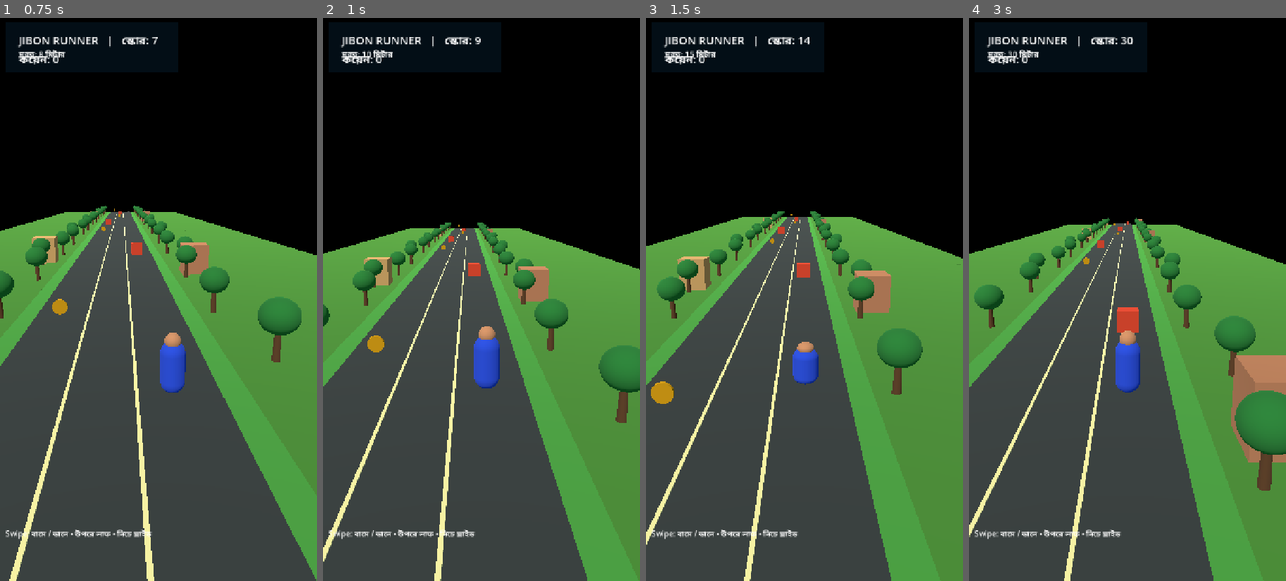
Above: before the commit, frames 1-4 (left to right).
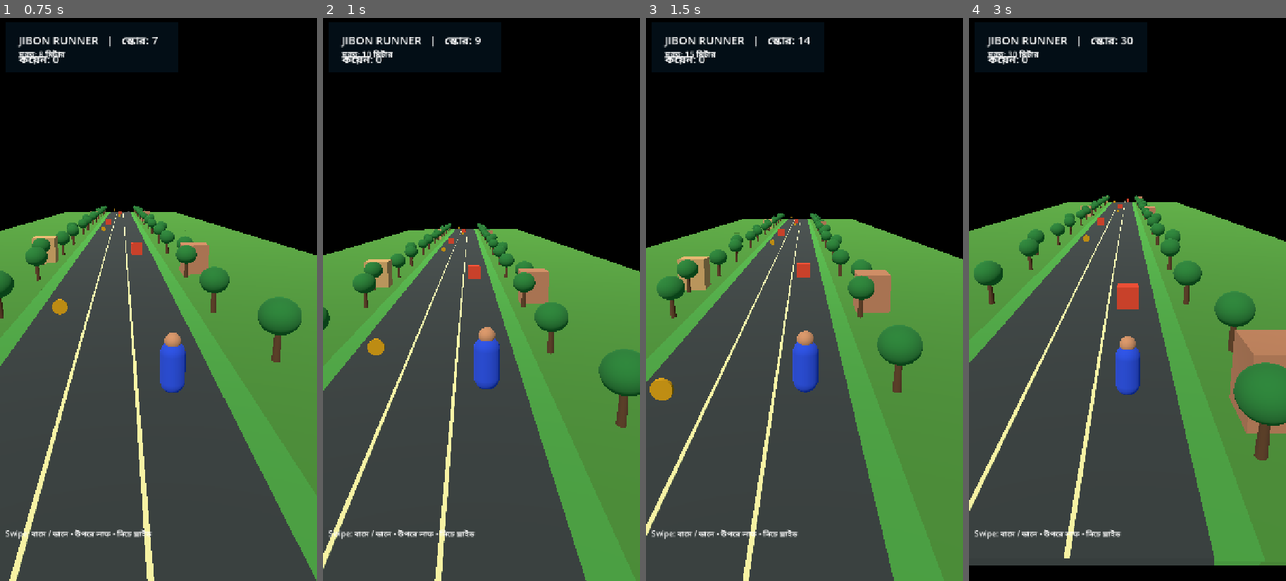
Above: after the commit, the same moments.

Repository: dxsohel087-crypto/JIBON-Bangladesh-Real-Life-Simulator
Game: Godot game, scene res://Scenes/Main.tscn
Same seed, same stepped clock (60 frames per second), same inputs: the game is played once before the commit and once after it.
Inputs (mouse positions are in pixels of both pictures, inside the frame that each line leads up to):
- Up to frame 1 (0.75 s): tap Enter at 0.5, 0.6 s; move the mouse to (228, 271) at 0.52 s; hold Right from 0.53 s (still down); click (228, 271) at 0.67 s
- Up to frame 2 (1 s): keep holding Right; tap Space at 0.77, 0.8 s
- Up to frame 3 (1.5 s): tap Space at 1.07, 1.35 s; move the mouse to (741, 327) at 1.27 s; release Right at 1.28 s; hold Down from 1.28 s (still down)
- Up to frame 4 (3 s): tap Space at 1.52, 1.82, 2.3 s; tap Enter at 1.55, 2.1, 2.85 s; move the mouse to (1159, 175) at 2.02 s; release Down at 2.03 s; hold Right 2.03-2.78 s; move the mouse to (1111, 412) at 2.77 s; hold Up from 2.78 s (still down); click (1111, 412) at 2.92 s

Frame 1 is identical in both runs. In frame 2, 2.9% of the frame differs, in the area x 0-100%, y 36-100%; in frame 3, 2.7%; in frame 4, 20%, in the area x 0-100%, y 31-100%.

Commit message:
Fix runner controls and reliable pickup obstacle checks

Diff:
--- a/GodotProject/Scripts/RunnerGame.gd
+++ b/GodotProject/Scripts/RunnerGame.gd
@@ -1,9 +1,10 @@
 extends Node3D
 
-const LANES := [-2.4, 0.0, 2.4]
+const LANES: Array[float] = [-2.4, 0.0, 2.4]
 const SEGMENT_LENGTH := 24.0
 const SEGMENT_COUNT := 7
 const FORWARD_SPEED := 10.0
+const PLAYER_BASE_Y := 0.95
 
 var player: CharacterBody3D
 var camera: Camera3D
@@ -16,11 +17,16 @@
 var game_over := false
 var swipe_start := Vector2.ZERO
 var segments: Array[Node3D] = []
+var coin_nodes: Array[Area3D] = []
+var obstacle_nodes: Array[Area3D] = []
+var jump_time := 0.0
+var slide_time := 0.0
 var status_label: Label
 var score_label: Label
 var touch_hint: Label
 
 func _ready() -> void:
+	randomize()
 	_build_world()
 	_build_player()
 	_build_camera()
@@ -35,19 +41,34 @@
 	distance_m += FORWARD_SPEED * delta
 	score = int(distance_m) + coins * 10
 	player.position.z -= FORWARD_SPEED * delta
-	camera.position = camera.position.lerp(player.position + Vector3(0, 5.5, 9.5), delta * 4.0)
+	_update_player_actions(delta)
+	camera.position = camera.position.lerp(player.position + Vector3(0, 5.5, 9.5), minf(delta * 4.0, 1.0))
 	camera.look_at(player.position + Vector3(0, 1.0, -5.0), Vector3.UP)
 	_recycle_segments()
+	_check_pickups_and_obstacles()
 	_update_hud()
+
+func _update_player_actions(delta: float) -> void:
+	if jump_time > 0.0:
+		jump_time = maxf(0.0, jump_time - delta)
+		var progress := 1.0 - jump_time / 0.58
+		player.position.y = PLAYER_BASE_Y + sin(progress * PI) * 1.35
+	else:
+		player.position.y = PLAYER_BASE_Y
+	if slide_time > 0.0:
+		slide_time = maxf(0.0, slide_time - delta)
+		player.scale.y = 0.55
+	else:
+		player.scale.y = 1.0
 
 func _unhandled_input(event: InputEvent) -> void:
 	if game_over:
 		if event is InputEventScreenTouch and event.pressed:
 			get_tree().reload_current_scene()
-		elif event is InputEventKey and event.pressed and event.keycode == KEY_ENTER:
+		elif event is InputEventKey and event.pressed and event.keycode in [KEY_ENTER, KEY_SPACE]:
 			get_tree().reload_current_scene()
 		return
-	if event is InputEventKey and event.pressed:
+	if event is InputEventKey and event.pressed and not event.echo:
 		match event.keycode:
 			KEY_LEFT, KEY_A: _change_lane(-1)
 			KEY_RIGHT, KEY_D: _change_lane(1)
@@ -58,10 +79,10 @@
 			swipe_start = event.position
 		else:
 			var swipe: Vector2 = event.position - swipe_start
-			if swipe.length() > 35:
-				if abs(swipe.x) > abs(swipe.y):
-					_change_lane(1 if swipe.x < 0 else -1)
-				elif swipe.y < 0:
+			if swipe.length() > 35.0:
+				if absf(swipe.x) > absf(swipe.y):
+					_change_lane(1 if swipe.x > 0.0 else -1)
+				elif swipe.y < 0.0:
 					_jump()
 				else:
 					_slide()
@@ -87,7 +108,7 @@
 func _build_player() -> void:
 	player = CharacterBody3D.new()
 	player.name = "Player"
-	player.position = Vector3(0, 0.95, 0)
+	player.position = Vector3(0, PLAYER_BASE_Y, 0)
 	add_child(player)
 	var body := MeshInstance3D.new()
 	var capsule := CapsuleMesh.new()
@@ -118,7 +139,7 @@
 func _build_camera() -> void:
 	camera = Camera3D.new()
 	camera.position = Vector3(0, 5.5, 9.5)
-	camera.fov = 72
+	camera.fov = 72.0
 	add_child(camera)
 	camera.current = true
 	camera.look_at(Vector3(0, 1, -5), Vector3.UP)
@@ -182,13 +203,12 @@
 			leaf.albedo_color = Color(0.12, 0.42, 0.16)
 			crown.material_override = leaf
 			segment.add_child(crown)
-	# Distant green paddy-field strips
 	_box(segment, Vector3(18, 0.08, SEGMENT_LENGTH), Vector3(-14, -0.22, -SEGMENT_LENGTH * 0.5), Color(0.25, 0.48, 0.16))
 	_box(segment, Vector3(18, 0.08, SEGMENT_LENGTH), Vector3(14, -0.22, -SEGMENT_LENGTH * 0.5), Color(0.25, 0.48, 0.16))
-	if int(abs(z_pos) / SEGMENT_LENGTH) % 3 == 1:
+	if int(absf(z_pos) / SEGMENT_LENGTH) % 3 == 1:
 		_box(segment, Vector3(2.2, 2.5, 2.0), Vector3(-7.0, 1.15, -12), Color(0.72, 0.55, 0.32))
 		_box(segment, Vector3(2.2, 2.5, 2.0), Vector3(7.0, 1.15, -5), Color(0.65, 0.42, 0.28))
-	if int(abs(z_pos) / SEGMENT_LENGTH) % 2 == 0:
+	if int(absf(z_pos) / SEGMENT_LENGTH) % 2 == 0:
 		_add_coin(segment, Vector3(LANES[randi_range(0, 2)], 1.0, -15.0))
 	else:
 		_add_obstacle(segment, Vector3(LANES[randi_range(0, 2)], 0.65, -16.0))
@@ -208,30 +228,20 @@
 func _add_coin(parent: Node3D, pos: Vector3) -> void:
 	var coin := Area3D.new()
 	coin.position = pos
-	coin.set_meta("kind", "coin")
 	var mesh := MeshInstance3D.new()
 	var cylinder := CylinderMesh.new()
 	cylinder.top_radius = 0.38
 	cylinder.bottom_radius = 0.38
 	cylinder.height = 0.12
 	mesh.mesh = cylinder
-	mesh.rotation_degrees.x = 90
+	mesh.rotation_degrees.x = 90.0
 	var gold := StandardMaterial3D.new()
 	gold.albedo_color = Color(1.0, 0.72, 0.08)
 	gold.metallic = 0.65
 	mesh.material_override = gold
 	coin.add_child(mesh)
-	var collision := CollisionShape3D.new()
-	var shape := SphereShape3D.new()
-	shape.radius = 0.65
-	collision.shape = shape
-	coin.add_child(collision)
-	coin.body_entered.connect(func(body: Node3D):
-		if body == player:
-			coins += 1
-			coin.queue_free()
-	)
 	parent.add_child(coin)
+	coin_nodes.append(coin)
 
 func _add_obstacle(parent: Node3D, pos: Vector3) -> void:
 	var obstacle := Area3D.new()
@@ -244,16 +254,30 @@
 	mat.albedo_color = Color(0.78, 0.22, 0.12)
 	mesh.material_override = mat
 	obstacle.add_child(mesh)
-	var collision := CollisionShape3D.new()
-	var shape := BoxShape3D.new()
-	shape.size = Vector3(1.35, 1.4, 1.1)
-	collision.shape = shape
-	obstacle.add_child(collision)
-	obstacle.body_entered.connect(func(body: Node3D):
-		if body == player:
-			_end_game()
-	)
 	parent.add_child(obstacle)
+	obstacle_nodes.append(obstacle)
+
+func _check_pickups_and_obstacles() -> void:
+	for coin in coin_nodes.duplicate():
+		if not is_instance_valid(coin):
+			coin_nodes.erase(coin)
+			continue
+		var offset: Vector3 = coin.global_position - player.global_position
+		if absf(offset.z) < 0.85 and absf(offset.x) < 0.9 and absf(offset.y) < 1.4:
+			coins += 1
+			coin_nodes.erase(coin)
+			coin.queue_free()
+	for obstacle in obstacle_nodes.duplicate():
+		if not is_instance_valid(obstacle):
+			obstacle_nodes.erase(obstacle)
+			continue
+		var offset: Vector3 = obstacle.global_position - player.global_position
+		if absf(offset.z) < 0.85 and absf(offset.x) < 0.95:
+			var jumped_over := player.position.y > 1.75
+			var slid_under := player.scale.y < 0.7
+			if not jumped_over and not slid_under:
+				_end_game()
+				return
 
 func _change_lane(direction: int) -> void:
 	lane = clampi(lane + direction, 0, 2)
@@ -261,31 +285,32 @@
 	tween.tween_property(player, "position:x", LANES[lane], 0.16)
 
 func _jump() -> void:
-	var tween := create_tween()
-	tween.tween_property(player, "position:y", 2.1, 0.18)
-	tween.tween_property(player, "position:y", 0.95, 0.32)
+	if jump_time <= 0.0 and slide_time <= 0.0:
+		jump_time = 0.58
 
 func _slide() -> void:
-	var tween := create_tween()
-	tween.tween_property(player, "scale:y", 0.55, 0.1)
-	tween.tween_property(player, "scale:y", 1.0, 0.35)
+	if slide_time <= 0.0 and jump_time <= 0.0:
+		slide_time = 0.48
 
 func _recycle_segments() -> void:
-	for segment in segments:
-		if segment.global_position.z > player.position.z + SEGMENT_LENGTH:
+	for segment in segments.duplicate():
+		if is_instance_valid(segment) and segment.global_position.z > player.position.z + SEGMENT_LENGTH:
+			segments.erase(segment)
 			segment.queue_free()
-			segments.erase(segment)
-			var farthest := -24.0
+			var farthest := 0.0
 			for other in segments:
-				farthest = minf(farthest, other.position.z)
+				if is_instance_valid(other):
+					farthest = minf(farthest, other.position.z)
 			_add_segment(farthest - SEGMENT_LENGTH)
 			break
 
 func _update_hud() -> void:
 	score_label.text = "JIBON RUNNER   |   স্কোর: %d\nকয়েন: %d" % [score, coins]
 	status_label.text = "দূরত্ব: %.0f মিটার" % distance_m
-	if int(distance_m) >= 5000 and int(distance_m) < 5010:
-		status_label.text = "৫ কিমি! সকালের নাস্তার বিরতি সামনে"
+	for milestone in [5000, 10000, 15000, 20000]:
+		if distance_m >= float(milestone) and distance_m < float(milestone) + 10.0:
+			status_label.text = "%d কিমি অতিক্রম করেছেন!" % int(milestone / 1000)
+			break
 
 func _end_game() -> void:
 	game_over = true
